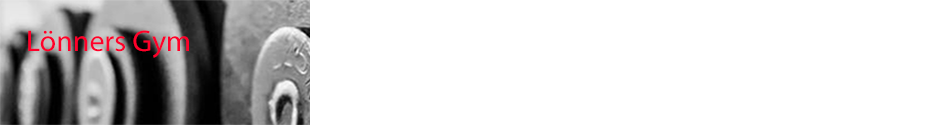
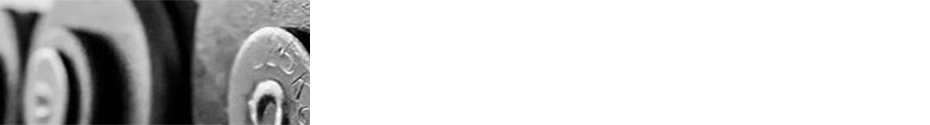
Layer changes from the first 930 × 125 image to the second:
removed layer "Lönners Gym" (1st of 2, in "Artboard 1") from group "Artboard 1" over (28, 30, 189, 58)
removed layer "Layer 2" from group "Artboard 1" over (0, 0, 310, 125)
painted on "Layer 1" over (0, 0, 310, 125)
